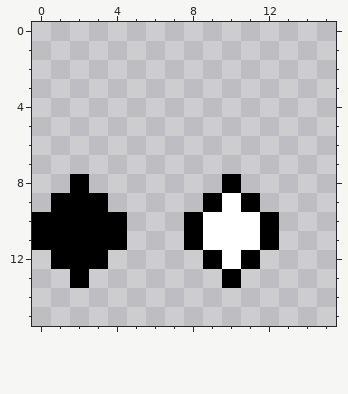
A pixel-art file gets an edit: img/src/ui-misc-small.ase. The first picture shows the starting point.
16x16 pixels, 1 frame. The old version is drawn lined up with the new one.
And afterwards:
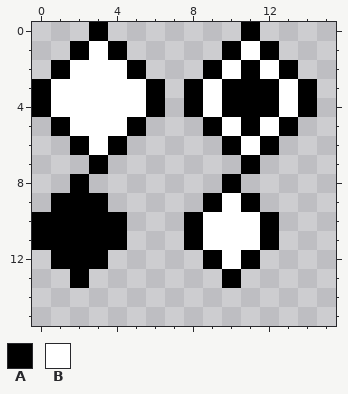
Palette (. is transparent): A #000000  B #ffffff
Change:
whole drawing moved by +0,+8 (the old picture is shown already moved)
Changed rows in their new state; - is an unchanged pixel.
first column x 0:
 0 ---A-------A---
 1 --ABA-----ABA--
 2 -ABBBA---ABABA-
 3 ABBBBBA-ABAAABA
 4 ABBBBBA-ABAAABA
 5 -ABBBA---ABABA-
 6 --ABA-----ABA--
 7 ---A-------A---
